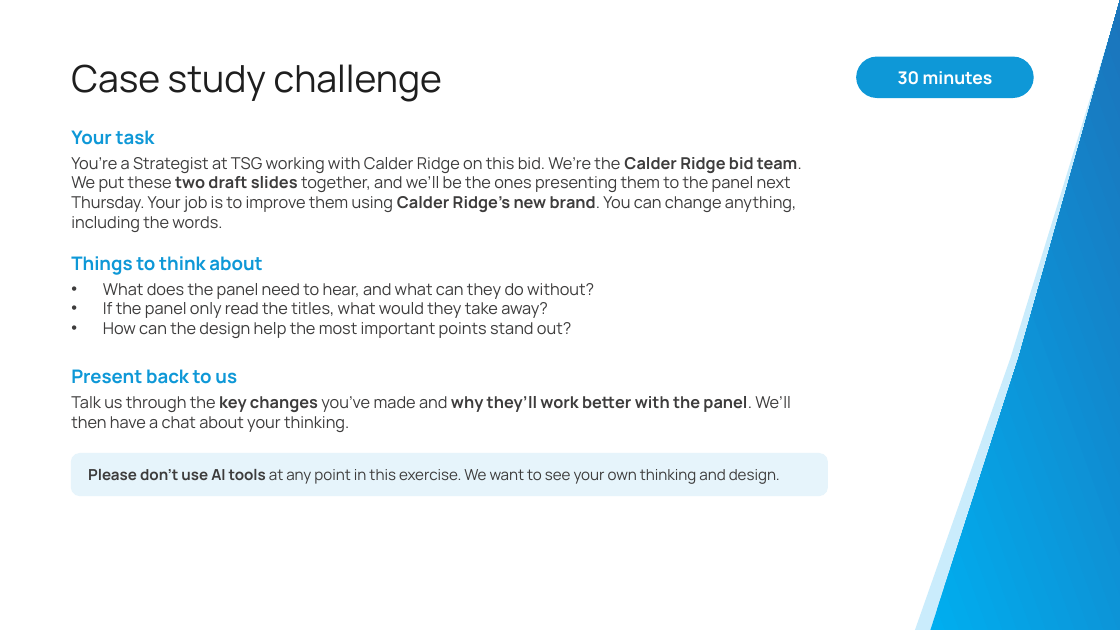
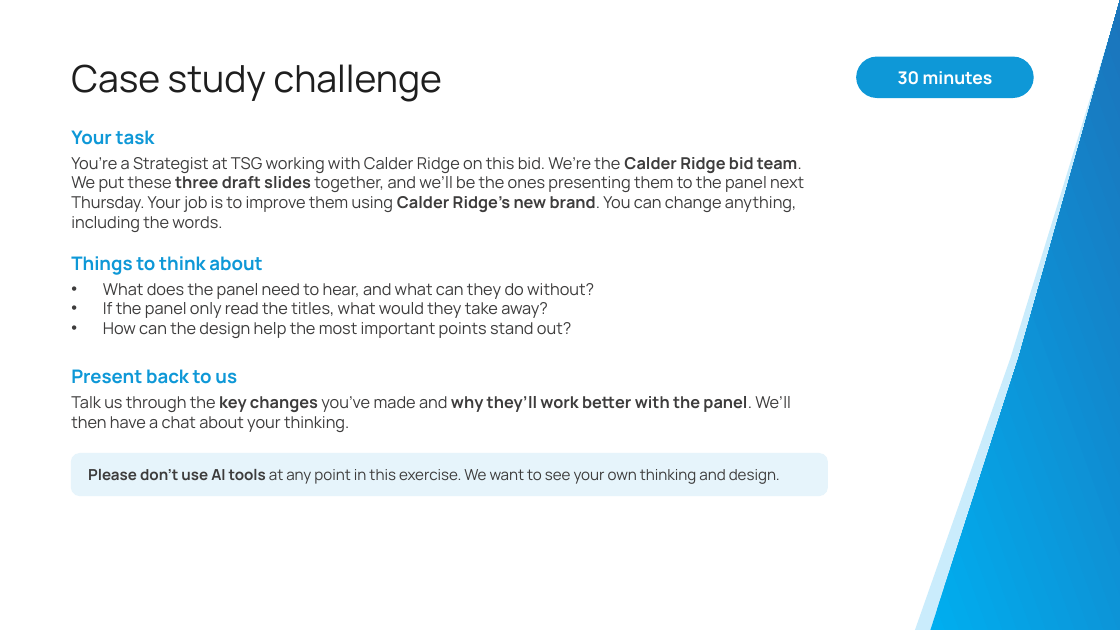
Before and after one commit to alyciawolf02/claude, a slide deck: slide 2 of mp-strategist-case-study/TSG MP Strategist Case Study.pptx. Drawn at 1120x630 pixels with LibreOffice and Linux fonts; fonts in the diff are those of the drawing; background and template pictures are left out. Boxes give left, top, right and bottom in pixels: in the first picture for what was removed or moved away, otherwise in the second. Text is boxed around its words. In the diff, an @@ line names an element or a change of style, - is before the commit and + after.

```diff
--- a/mp-strategist-case-study/TSG MP Strategist Case Study.pptx
+++ b/mp-strategist-case-study/TSG MP Strategist Case Study.pptx
@@ text at <box>71,157,804,232</box>: text changed @@
-You’re a Strategist at TSG working with Calder Ridge on this bid. We’re the Calder Ridge bid team. We put these two draft slides together, and we’ll be the ones presenting them to the panel next Thursday. Your job is to improve them using Calder Ridge’s new brand. You can change anything, including the words.
+You’re a Strategist at TSG working with Calder Ridge on this bid. We’re the Calder Ridge bid team. We put these three draft slides together, and we’ll be the ones presenting them to the panel next Thursday. Your job is to improve them using Calder Ridge’s new brand. You can change anything, including the words.
```
Also in this commit, not shown: 1 slide added.
